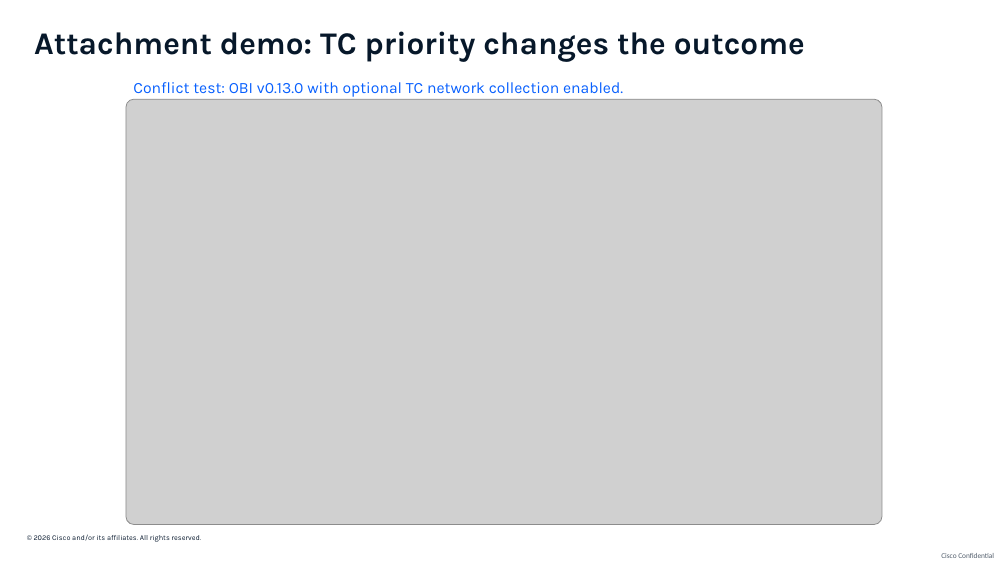
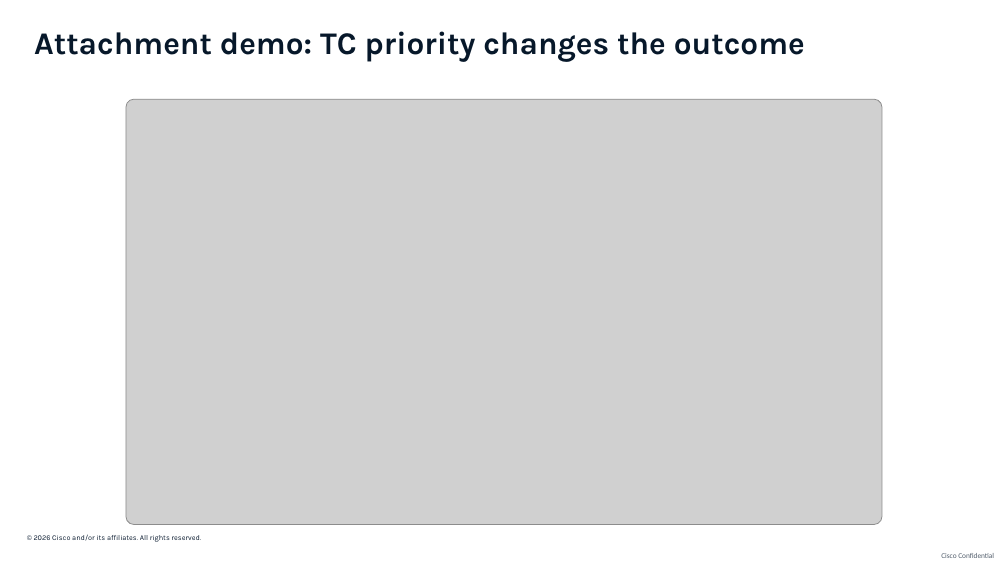
Before and after one commit to ajimenez1503/cilium-obi-demo, a slide deck: slide 16 of slides/cilium-obi-session-deck-latest.pptx. Drawn at 1008x567 pixels with LibreOffice and Linux fonts; fonts in the diff are those of the drawing; grey boxes stand for pictures; background and template pictures are left out. Boxes give left, top, right and bottom in pixels: in the first picture for what was removed or moved away, otherwise in the second. Text is boxed around its words. In the diff, an @@ line names an element or a change of style, - is before the commit and + after.

```diff
--- a/slides/cilium-obi-session-deck-latest.pptx
+++ b/slides/cilium-obi-session-deck-latest.pptx
@@ text removed at (133, 82, 623, 97) @@
-Conflict test: OBI v0.13.0 with optional TC network collection enabled.
```
Also in this commit, not shown: 10 other slides changed.
